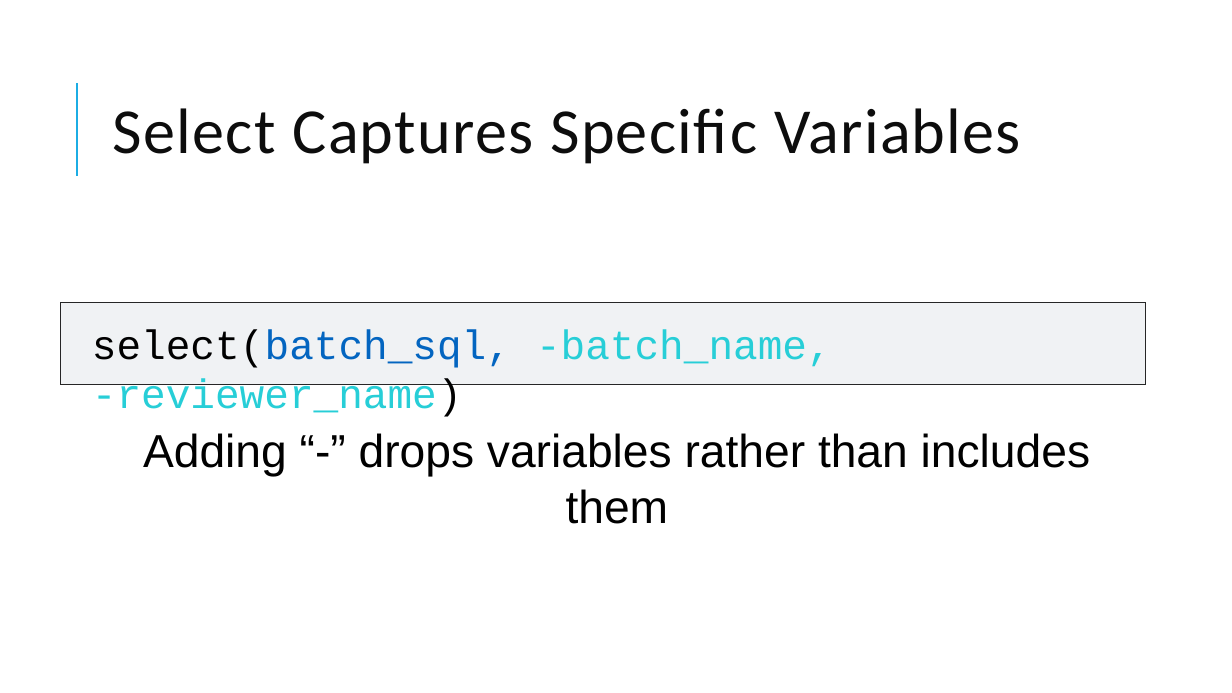
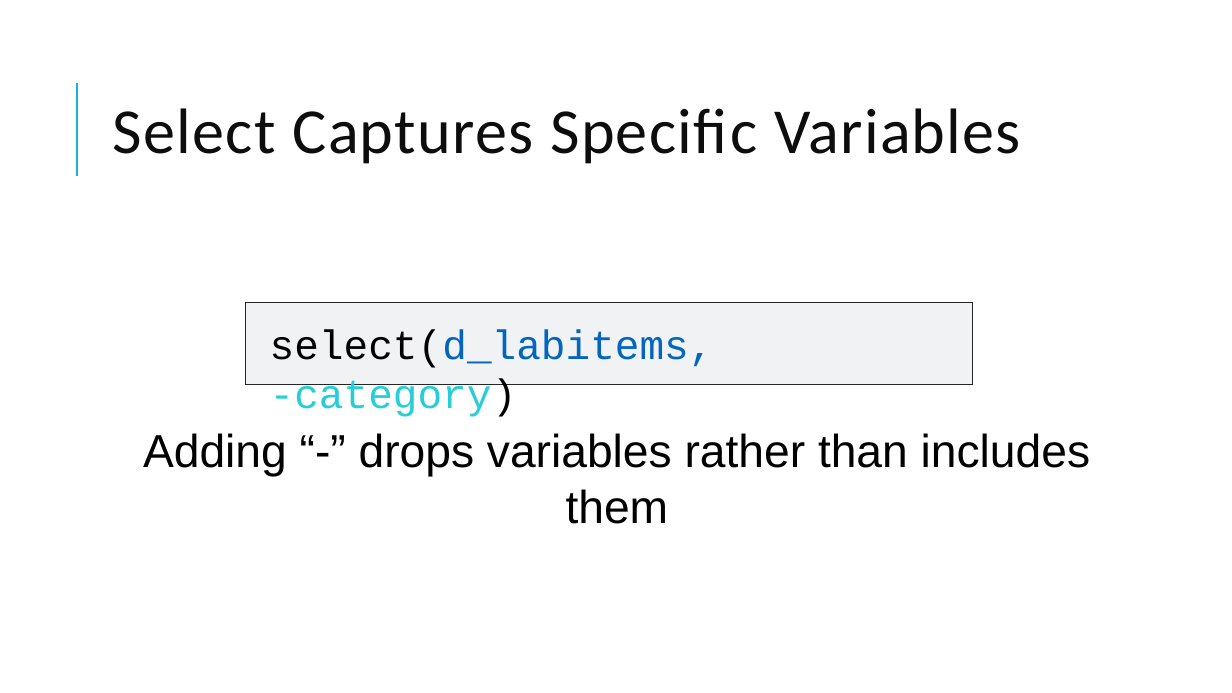
Before and after one commit to amromeo/api_r_int_db_24, a slide deck: slide 25 of presentations/02 - Databases with R.pptx (slide 19 before the commit). Drawn at 1232x693 pixels with LibreOffice and Linux fonts; fonts in the diff are those of the drawing. Boxes give left, top, right and bottom in pixels: in the first picture for what was removed or moved away, otherwise in the second. Text is boxed around its words. In the diff, an @@ line names an element or a change of style, - is before the commit and + after.

```diff
--- a/presentations/02 - Databases with R.pptx
+++ b/presentations/02 - Databases with R.pptx
@@ freeform shape: place and size @@
-freeform shape at (61, 302, 1146, 384)
+freeform shape at (246, 302, 973, 384)
@@ text at (270, 329, 714, 417): text changed; text colour #27CED7 to #0365C0 @@
-select(batch_sql, -batch_name, -reviewer_name)
+select(d_labitems, -category)
```
Also in this commit, not shown: 10 other slides changed, 11 slides added, 3 slides removed, 1 other file.
